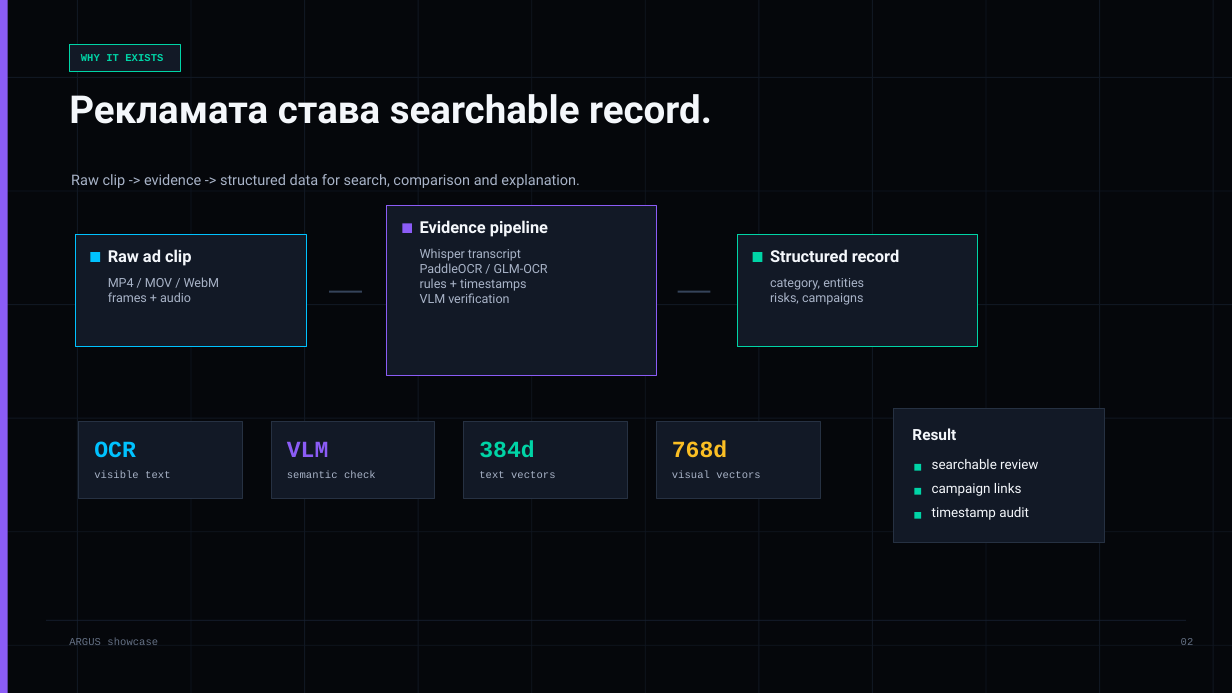
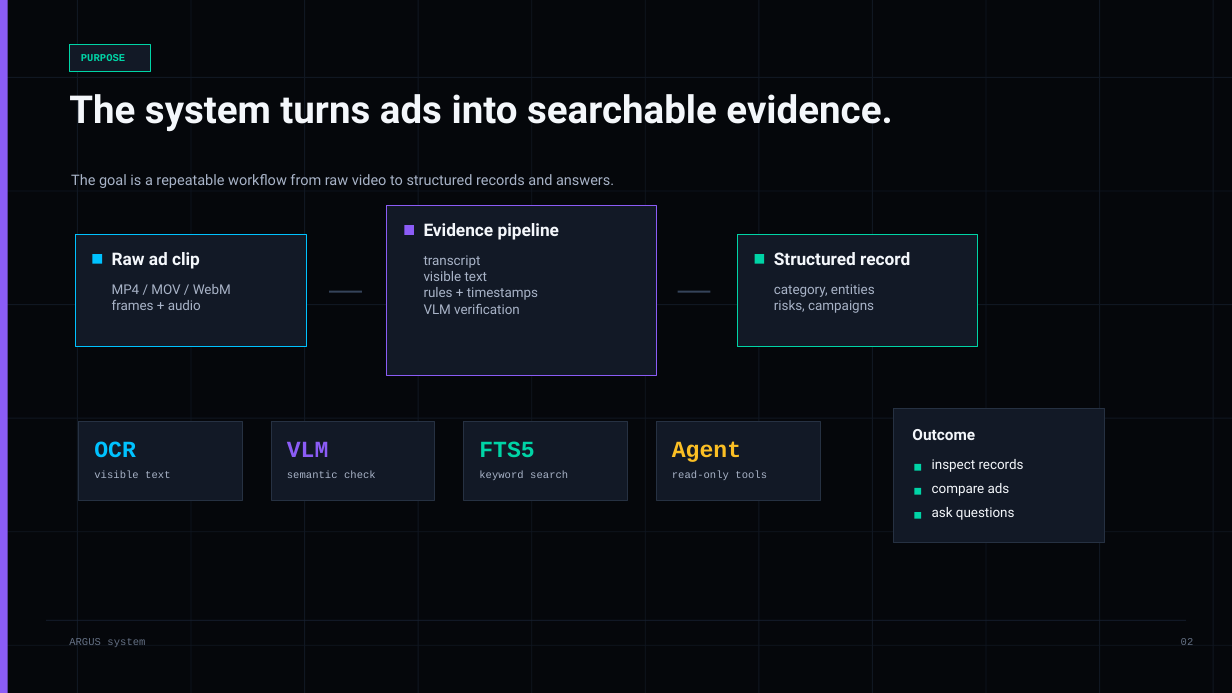
Before and after one commit to LordLoras/ARGUS_vlm, a slide deck: slide 2 of output/argus-showcase-bg.pptx. Drawn at 1232x693 pixels with LibreOffice and Linux fonts; fonts in the diff are those of the drawing. Boxes give left, top, right and bottom in pixels: in the first picture for what was removed or moved away, otherwise in the second. Text is boxed around its words. In the diff, an @@ line names an element or a change of style, - is before the commit and + after.

Commit message:
Revise ARGUS presentation in English

```diff
--- a/output/argus-showcase-bg.pptx
+++ b/output/argus-showcase-bg.pptx
@@ rectangle: place and size @@
-rectangle at [69, 44, 180, 71]
+rectangle at [69, 44, 151, 71]
@@ text at [81, 54, 125, 61]: text changed @@
-WHY IT EXISTS
+PURPOSE
@@ text at [69, 94, 892, 132]: text changed @@
-Рекламата става searchable record.
+The system turns ads into searchable evidence.
@@ text at [71, 174, 614, 188]: text changed @@
-Raw clip -> evidence -> structured data for search, comparison and explanation.
+The goal is a repeatable workflow from raw video to structured records and answers.
@@ size 12.8 to 13.5 pt in 3 elements at [112, 252, 200, 269], [774, 252, 910, 265], [424, 223, 559, 240] @@
@@ text at [424, 255, 488, 281]: text changed; size 9.8 to 10.5 pt @@
-Whisper transcript
-PaddleOCR / GLM-OCR
+transcript
+visible text
@@ text "MP4 / MOV / WebM" at [112, 284, 231, 310]: size 9.8 to 10.5 pt @@
@@ text at [424, 287, 538, 314]: size 9.8 to 10.5 pt in "rules + timestamps", "VLM verification" @@
@@ text "category, entities" at [774, 284, 875, 313]: size 9.8 to 10.5 pt @@
@@ text at [479, 441, 534, 457]: text changed @@
-384d
+FTS5
@@ text at [672, 441, 741, 462]: text changed @@
-768d
+Agent
@@ text at [912, 429, 975, 440]: text changed @@
-Result
+Outcome
@@ text at [479, 471, 568, 480]: text changed @@
-text vectors
+keyword search
@@ text at [672, 471, 767, 480]: text changed @@
-visual vectors
+read-only tools
@@ text at [932, 459, 1024, 472]: text changed @@
-searchable review
+inspect records
@@ text at [932, 483, 1010, 496]: text changed @@
-campaign links
+compare ads
@@ text at [932, 507, 1015, 520]: text changed @@
-timestamp audit
+ask questions
@@ text at [69, 638, 145, 647]: text changed @@
-ARGUS showcase
+ARGUS system
```
Also in this commit, not shown: 10 other slides changed, 1 slide added, 2 slides removed, 2 other files.
